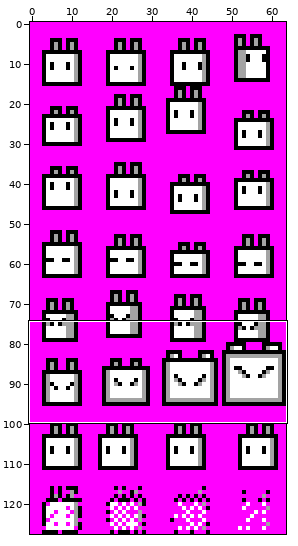
Sprite sheet, stored at data/player.ch.png. Above, an overview of the earlier version with the close-up marked.
Close-up. Before the edit:
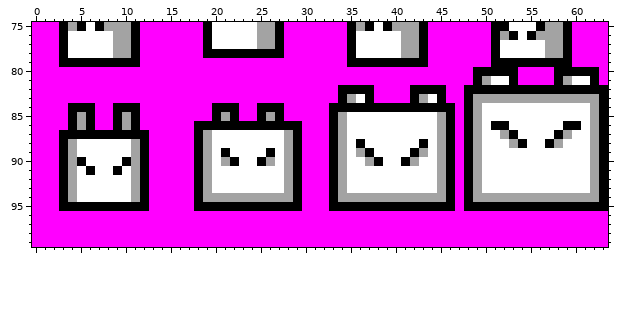
The file is 64x128 pixels. Shown: x 0..63, y 75..99.
The same view after the edit:
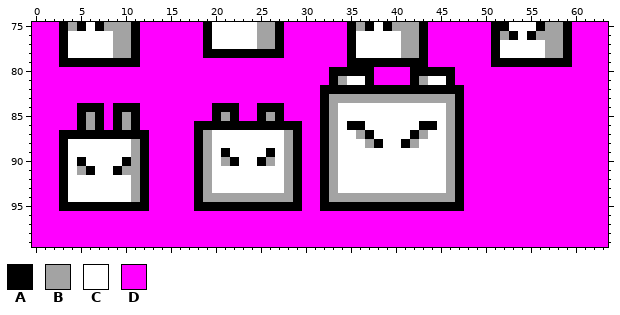
Palette (. is transparent): A #000000  B #a3a3a3  C #ffffff  D #ff00ff
Difference:
y 80: x 33..37 DDDDD -> AAAAA; x 42..46 DDDDD -> AAAAA; x 49..53 AAAAA -> DDDDD; x 58..62 AAAAA -> DDDDD
y 81: x 33..37 DDDDD -> ABCCA; x 42..46 DDDDD -> ABCCA; x 49..53 ABCCA -> DDDDD; x 58..62 ABCCA -> DDDDD
y 82: x 32..33 DD -> AA; x 38..41 DDDD -> AAAA; x 46..63 DDAAAAAAAAAAAAAAAA -> AADDDDDDDDDDDDDDDD
y 83: x 32..34 DDA -> ABB; x 36..42 CADDDDA -> BBBBBBB; x 44..63 CADDABBBBBBBBBBBBBBA -> BBBADDDDDDDDDDDDDDDD
y 84: x 4 A -> D; x 7 D -> A; x 32..63 DAAAAAAAAAAAAAADABCCCCCCCCCCCCBA -> ABCCCCCCCCCCCCBADDDDDDDDDDDDDDDD
y 85: x 4..7 ABAD -> DABA; x 32..34 DAB -> ABC; x 45..63 BADABCCCCCCCCCCCCBA -> CBADDDDDDDDDDDDDDDD
y 86: x 4..7 ABAD -> DABA; x 32..36 DABCC -> ABCAA; x 43..63 CCBADABCAACCCCCCAACBA -> AACBADDDDDDDDDDDDDDDD
y 87: x 32..34 DAB -> ABC; x 36..37 CC -> BA; x 42..43 CC -> AB; x 45..63 BADABCCBACCCCABCCBA -> CBADDDDDDDDDDDDDDDD
y 88: x 4 B -> C; x 32..34 DAB -> ABC; x 36..38 ACC -> CBA; x 41..43 CCA -> ABC; x 45..63 BADABCCCBACCABCCCBA -> CBADDDDDDDDDDDDDDDD
y 89: x 4 B -> C; x 32..34 DAB -> ABC; x 36..37 BA -> CC; x 42..43 AB -> CC; x 45..63 BADABCCCCCCCCCCCCBA -> CBADDDDDDDDDDDDDDDD
y 90: x 4 B -> C; x 32..34 DAB -> ABC; x 37..38 BA -> CC; x 41..42 AB -> CC; x 45..63 BADABCCCCCCCCCCCCBA -> CBADDDDDDDDDDDDDDDD
y 91: x 4..5 BC -> CB; x 10 C -> B; x 32..34 DAB -> ABC; x 45..63 BADABCCCCCCCCCCCCBA -> CBADDDDDDDDDDDDDDDD
y 92..93: x 4 B -> C; x 32..34 DAB -> ABC; x 45..63 BADABCCCCCCCCCCCCBA -> CBADDDDDDDDDDDDDDDD
y 94: x 4 B -> C; x 32..33 DA -> AB; x 46..63 ADABBBBBBBBBBBBBBA -> BADDDDDDDDDDDDDDDD
y 95: x 32 D -> A; x 47..63 DAAAAAAAAAAAAAAAA -> ADDDDDDDDDDDDDDDD
Changed places in both close-ups, as pixel boxes (x1, y1, x2, y2):
changed: (320, 67, 608, 211)
changed: (68, 103, 104, 202)
changed: (122, 166, 131, 175)
